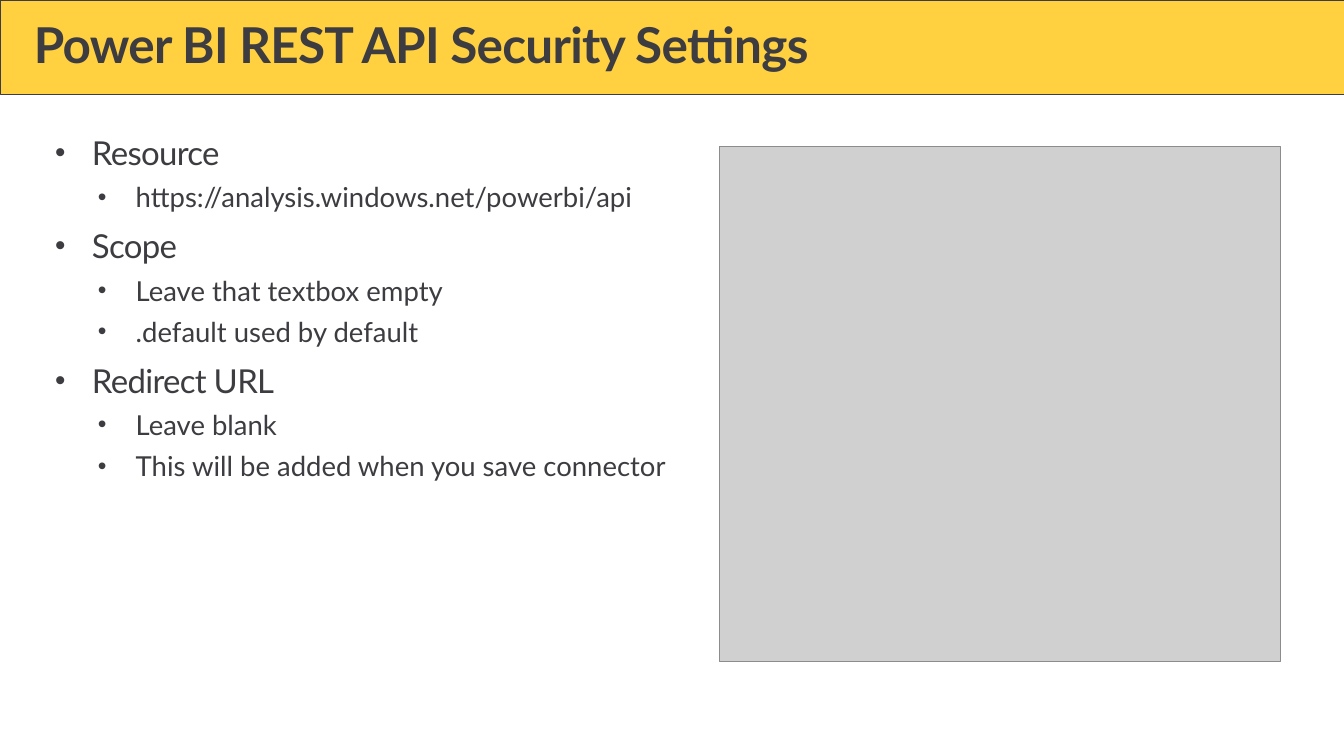
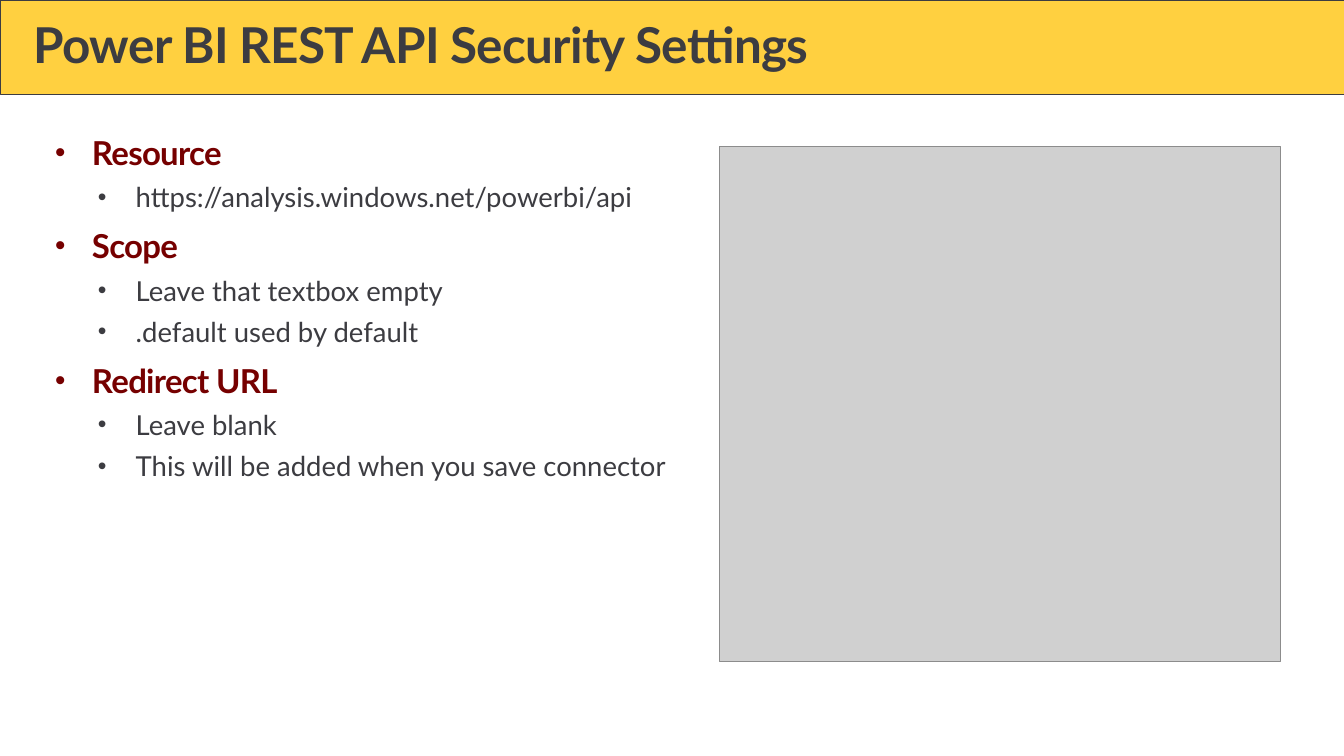
Before and after one commit to PowerBiDevCamp/Camp-Sessions, a slide deck: slide 13 of Session 17 - Building Solutions using Power Automate and the Power BI REST APIs.pptx (slide 12 before the commit). Drawn at 1344x756 pixels with LibreOffice and Linux fonts; fonts in the diff are those of the drawing; grey boxes stand for pictures; background and template pictures are left out. Boxes give left, top, right and bottom in pixels: in the first picture for what was removed or moved away, otherwise in the second. Text is boxed around its words. In the diff, an @@ line names an element or a change of style, - is before the commit and + after.

```diff
--- a/Session 17 - Building Solutions using Power Automate and the Power BI REST APIs.pptx
+++ b/Session 17 - Building Solutions using Power Automate and the Power BI REST APIs.pptx
@@ text at [92, 141, 277, 394]: text colour #3C3C41 to #760000, bold on in "Resource", "Scope", "Redirect URL" @@
```
Also in this commit, not shown: 10 other slides changed, 14 slides added, 11 slides removed.
